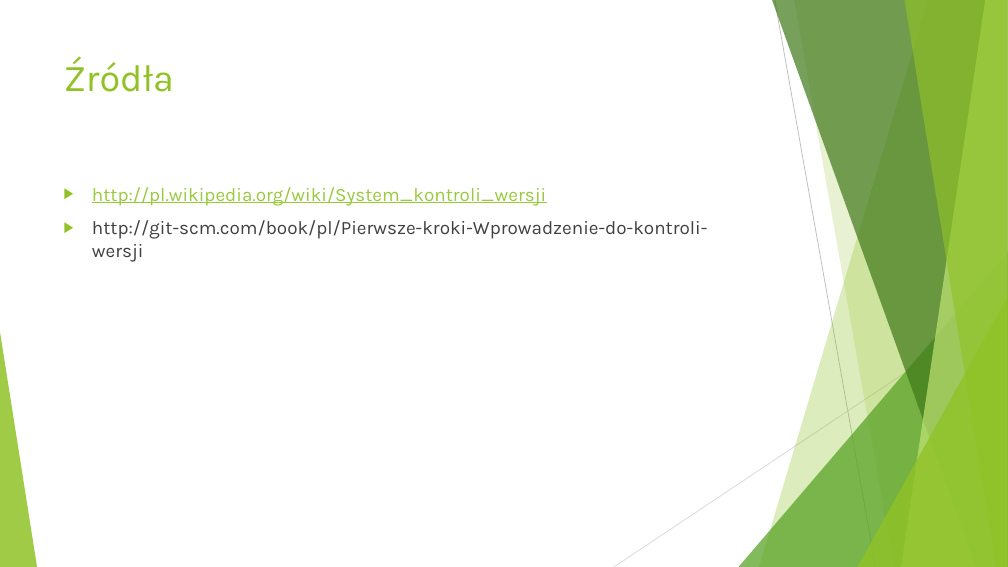
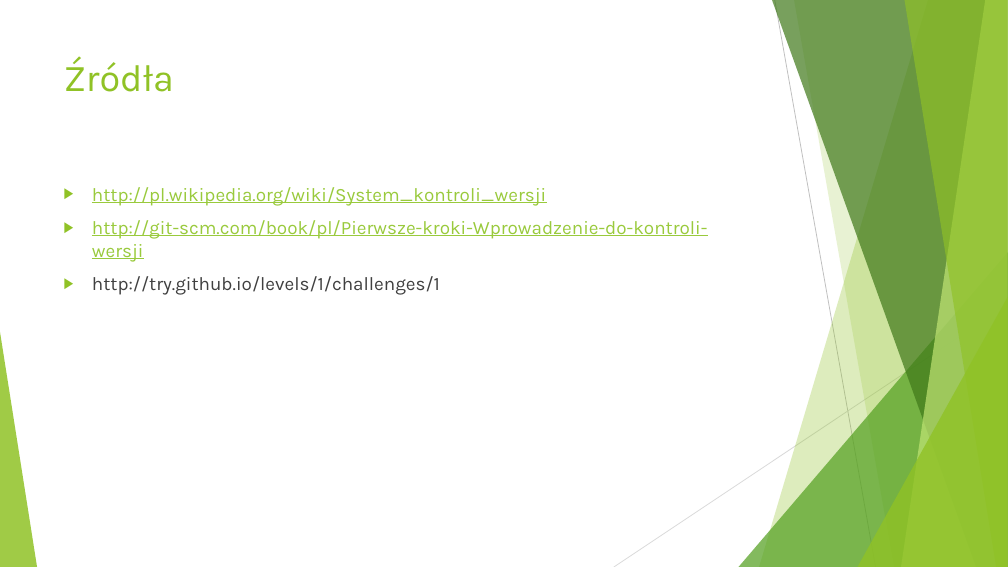
Before and after one commit to pawelsawicz/Presentations, a slide deck: slide 6 of SourceControl/slides.pptx. Drawn at 1008x567 pixels with LibreOffice and Linux fonts; fonts in the diff are those of the drawing. Boxes give left, top, right and bottom in pixels: in the first picture for what was removed or moved away, otherwise in the second. Text is boxed around its words. In the diff, an @@ line names an element or a change of style, - is before the commit and + after.

Commit message:
add link for github try tutorial

```diff
--- a/SourceControl/slides.pptx
+++ b/SourceControl/slides.pptx
@@ text at box(92, 220, 707, 262): text colour #404040 to #99CA3C, underline on in "http://git-scm.com/book/pl/Pierwsze-kroki-Wprowadzenie-do-ko ..." @@
@@ text at box(92, 276, 440, 295): paragraph added @@
+▶ http://try.github.io/levels/1/challenges/1
```
Also in this commit, not shown: 2 slides added, 2 slides removed.
